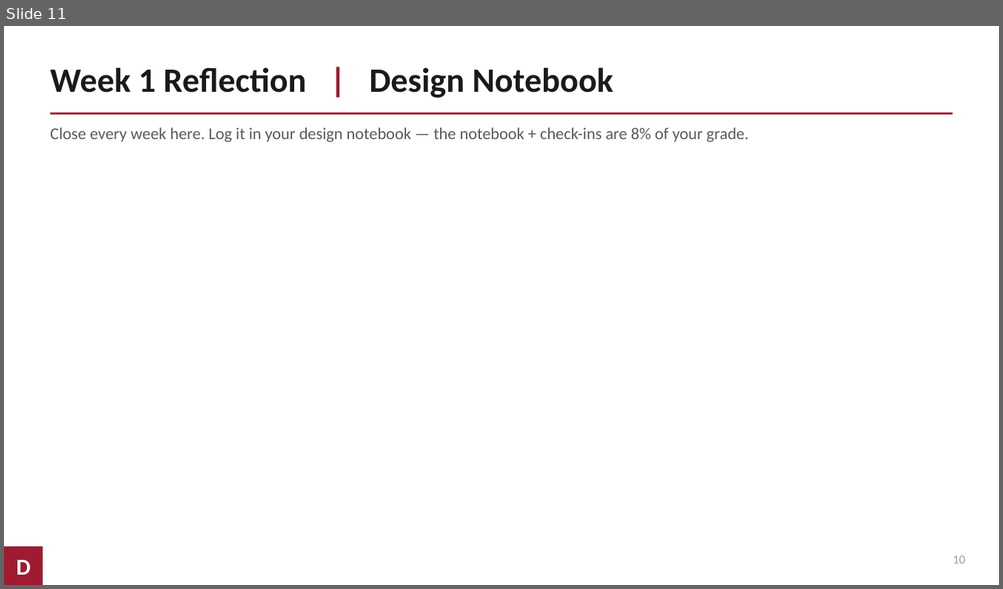
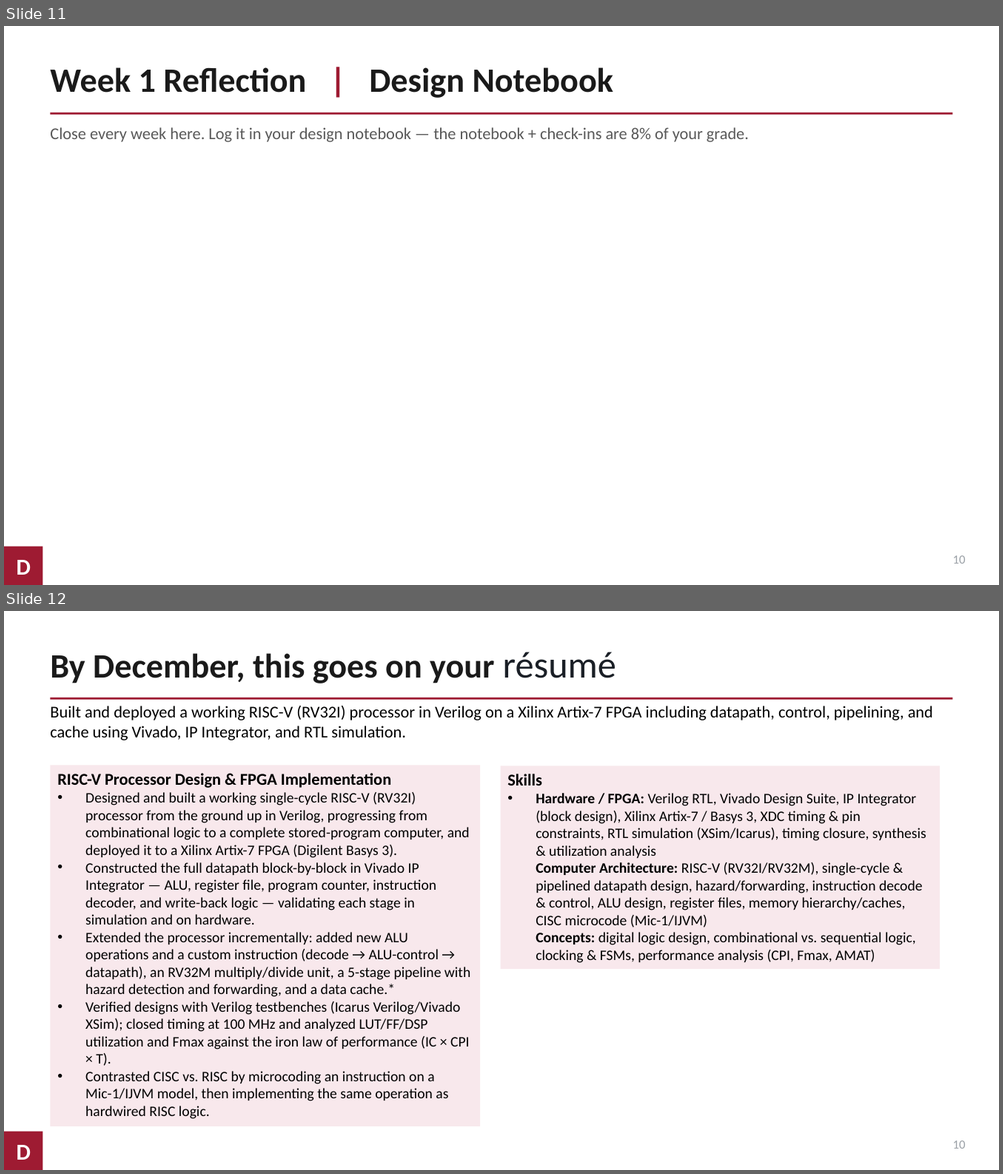
Before and after one commit to nbroshar/CENG4100_Computer_Architecture, a slide deck: Week 1/CENG4100_Week01.pptx. Shown one above the other, each under a label of ours: slide 11 before the commit, slides 11 and 12 after it. The pictures are 1003x589 and 1003x1174 pixels, drawn with LibreOffice and Linux fonts; fonts in the diff are those of the drawing. Boxes give left, top, right and bottom in pixels: in the first picture for what was removed or moved away, otherwise in the second. Text is boxed around its words. In the diff, an @@ line names an element or a change of style, - is before the commit and + after.

```diff
--- a/Week 1/CENG4100_Week01.pptx
+++ b/Week 1/CENG4100_Week01.pptx
@@ slide 12 added at [4,611,999,1170], background #FFFFFF @@
@@ text added at [50,652,616,684], 33 pt, text #1A1A1A, bold @@
+By December, this goes on your résumé
@@ rectangle added at [51,698,952,700], fill #9E1B32 @@
@@ text added at [50,706,933,741], 16 pt, text #000000 @@
+Built and deployed a working RISC-V (RV32I) processor in Verilog on a Xilinx Artix-7 FPGA including datapath, control, pipelining, and cache using Vivado, IP Integrator, and RTL simulation.
@@ rectangle added at [51,766,480,1128], fill #F8E8EC, 14 pt, text #000000 @@
+RISC-V Processor Design & FPGA Implementation
+• Designed and built a working single-cycle RISC-V (RV32I) processor from the ground up in Verilog, progressing from combinational logic to a complete stored-program computer, and deployed it to a Xilinx Artix-7 FPGA (Digilent Basys 3).
+• Constructed the full datapath block-by-block in Vivado IP Integrator — ALU, register file, program counter, instruction decoder, and write-back logic — validating each stage in simulation and on hardware.
+• Extended the processor incrementally: added new ALU operations and a custom instruction (decode → ALU-control → datapath), an RV32M multiply/divide unit, a 5-stage pipeline with hazard detection and forwarding, and a data cache.*
+• Verified designs with Verilog testbenches (Icarus Verilog/Vivado XSim); closed timing at 100 MHz and analyzed LUT/FF/DSP utilization and Fmax against the iron law of performance (IC × CPI × T).
+• Contrasted CISC vs. RISC by microcoding an instruction on a Mic-1/IJVM model, then implementing the same operation as hardwired RISC logic.
@@ rectangle added at [500,766,939,970], fill #F8E8EC, 14 pt, text #000000 @@
+Skills
+• Hardware / FPGA: Verilog RTL, Vivado Design Suite, IP Integrator (block design), Xilinx Artix-7 / Basys 3, XDC timing & pin constraints, RTL simulation (XSim/Icarus), timing closure, synthesis & utilization analysis
+  Computer Architecture: RISC-V (RV32I/RV32M), single-cycle & pipelined datapath design, hazard/forwarding, instruction decode & control, ALU design, register files, memory hierarchy/caches, CISC microcode (Mic-1/IJVM)
+  Concepts: digital logic design, combinational vs. sequential logic, clocking & FSMs, performance analysis (CPI, Fmax, AMAT)
@@ rectangle added at [4,1132,42,1170], fill #9E1B32 @@
@@ text added at [953,1141,965,1149], 12 pt, text #9AA0A6 @@
+10
@@ text added at [17,1145,31,1160], 22 pt, text #FFFFFF, bold @@
+D
```
